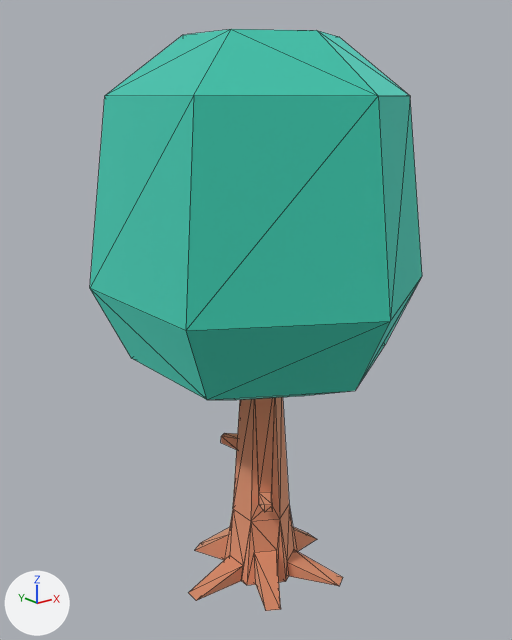
The glTF model public/models/nf2/nature/tree_oak.glb as it was, and as the next commit left it.
Both versions are drawn from a camera (50 mm lens) standing at (-0.958, -1.177, 1.059) and looking at (-0.006, 0.013, 0.583). Every picture has the same lights, and +X, +Y and +Z are marked at lower left. The older version comes first. Mesh edges are drawn as thin lines. Where no turn or scale is listed for an object, it has been applied to the vertices.

Objects in the first picture: 'tree_oak'.
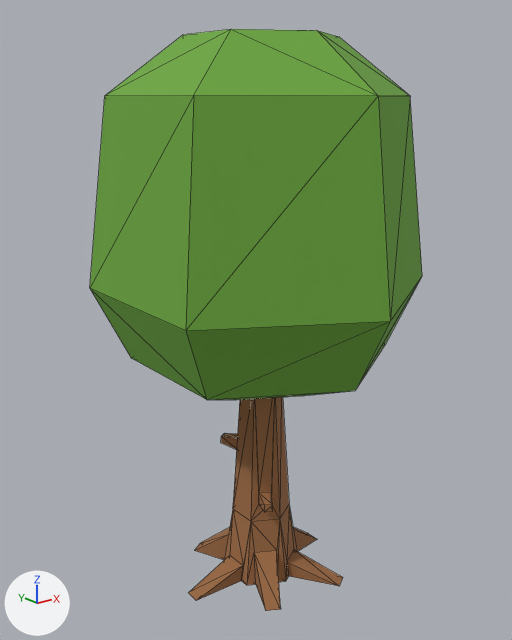
Where the change shows, as pixel boxes (x1, y1, x2, y2) in the pictures (512 x 640 px):
```json
{"object": "tree_oak", "change": "recoloured, surface changed", "before": [90, 29, 422, 611], "after": [90, 29, 422, 611], "on screen": "cyan to green"}
```

The change, as JSON lines over the scene's bpy script:
```json
{"op": "set", "path": "mat_leafsgreen.metallic", "old": "1.0", "new": "0.0"}
{"op": "set", "path": "mat_leafsgreen.base_color", "old": "(0.161, 0.788, 0.671)", "new": "(0.147, 0.381, 0.0452)", "note": "cyan #70e6d6 -> green #6ba63c"}
{"op": "set", "path": "mat_woodbark.metallic", "old": "1.0", "new": "0.0"}
{"op": "set", "path": "mat_woodbark.base_color", "old": "(0.886, 0.514, 0.341)", "new": "(0.332, 0.144, 0.0545)", "note": "beige #f2be9e -> brown #9c6a42"}
{"op": "remove", "block": "ob_tmpparent", "code": ["ob_tmpparent = bpy.data.objects.new('tmpParent', None)", "ob_tmpparent.location = (0.0, 0.0, 0.0)"]}
```
